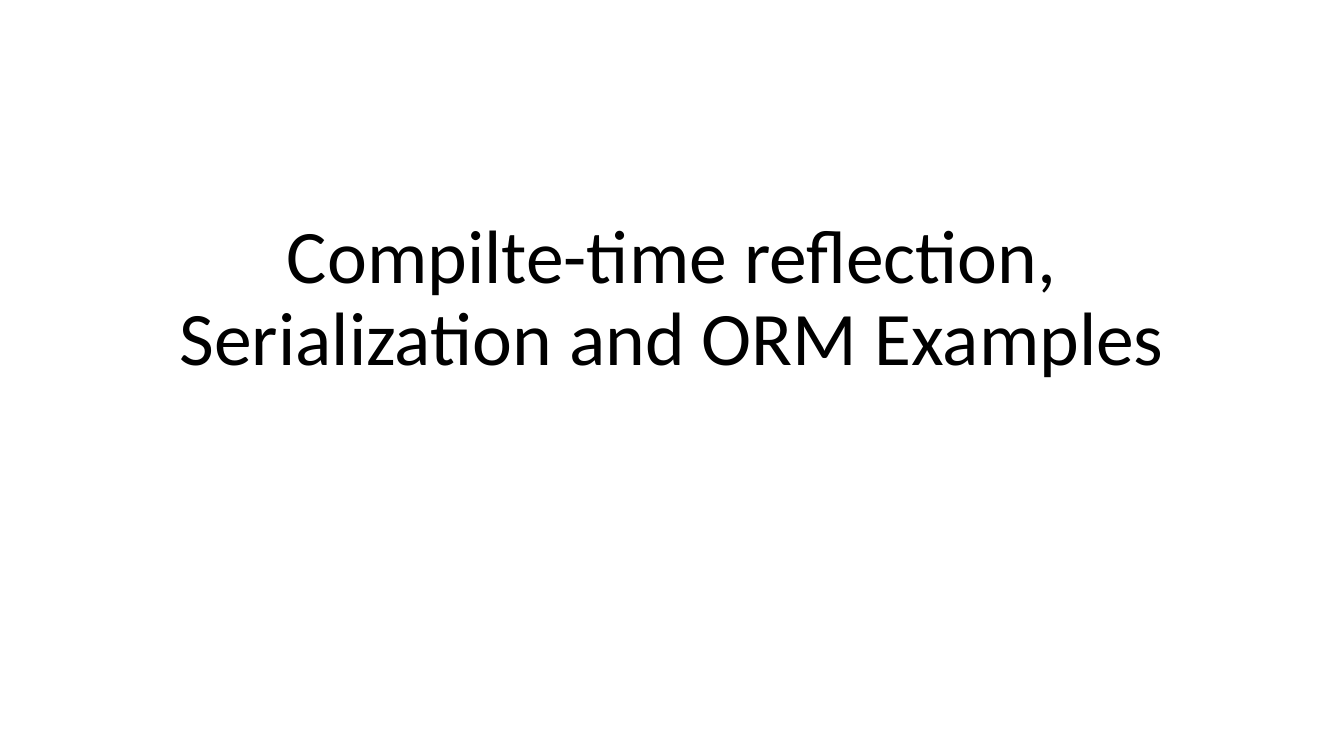
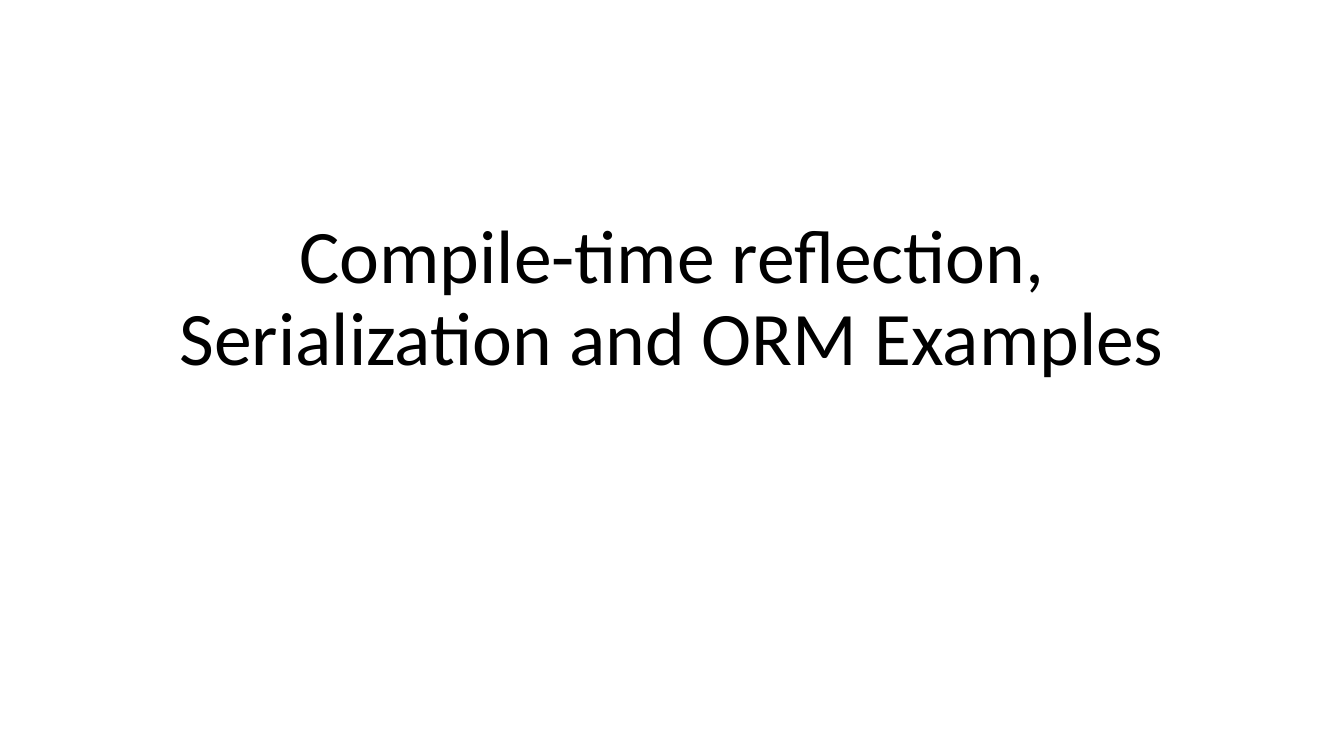
Before and after one commit to qicosmos/cppcon2017, a slide deck: slide 1 of cppcon2017.pptx. Drawn at 1344x756 pixels with LibreOffice and Linux fonts; fonts in the diff are those of the drawing. Boxes give left, top, right and bottom in pixels: in the first picture for what was removed or moved away, otherwise in the second. Text is boxed around its words. In the diff, an @@ line names an element or a change of style, - is before the commit and + after.

Commit message:
add

```diff
--- a/cppcon2017.pptx
+++ b/cppcon2017.pptx
@@ title at <box>180,230,1164,378</box>: text changed @@
-Compilte-time reflection, Serialization and ORM Examples
+Compile-time reflection, Serialization and ORM Examples
```
Also in this commit, not shown: 1 other slide changed, 3 slides added.
